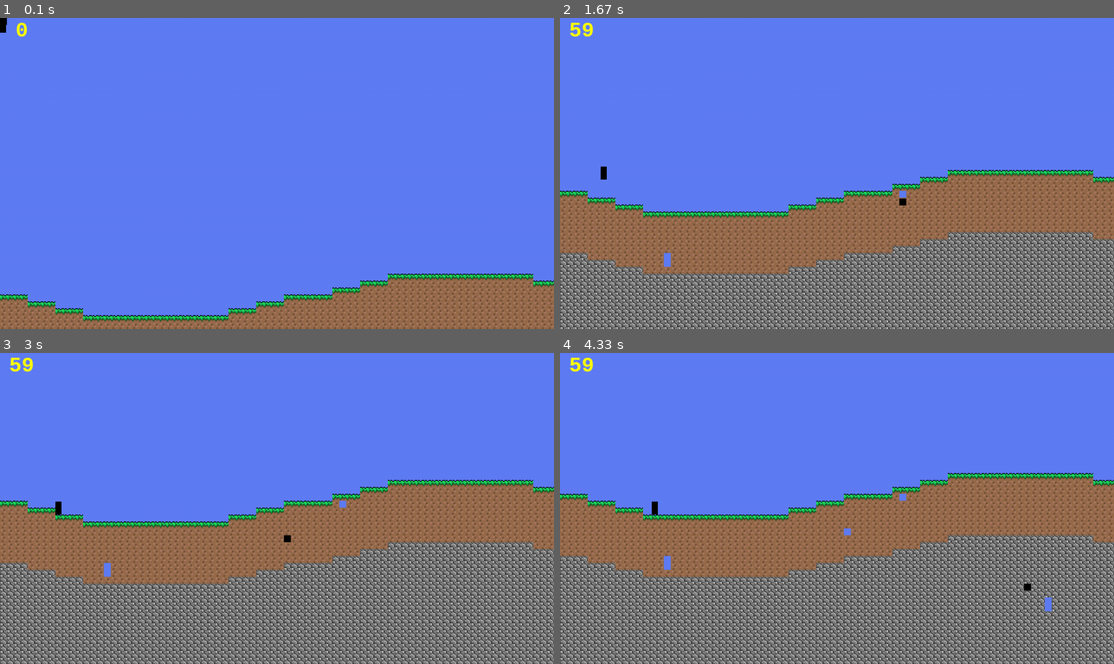
Above: before the commit, frames 1-4 (two rows, left to right).
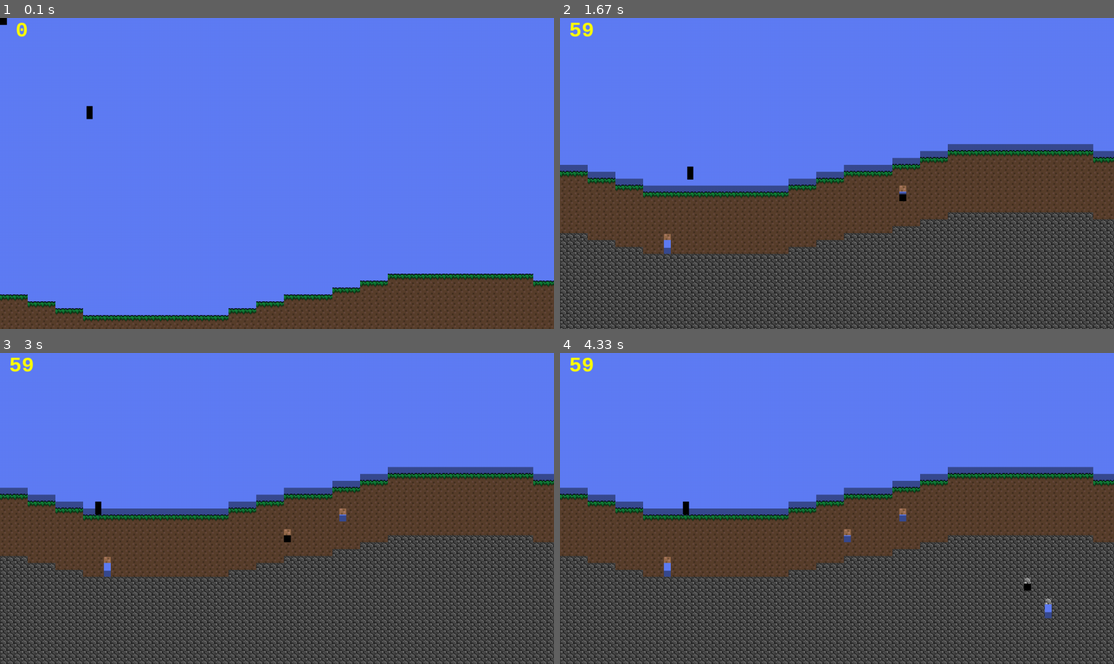
Above: after the commit, the same moments.

Repository: Nicholas-Merillat/tilemap-pygame
Game: pygame game, started from main.py
The game is run twice, just before and just after one commit, with the same random seed, the same clock (stepped at 60 frames per second) and the same inputs.
Inputs (mouse positions are in pixels of both pictures, inside the frame that each line leads up to):
- Up to frame 1 (0.1 s): no input
- Up to frame 2 (1.67 s): press the mouse at (1014, 164) at 0.37 s; move the mouse to (925, 179) at 0.47 s; release the mouse at (837, 195) at 0.6 s; hold D 0.67-1.13 s; click (704, 176) at 0.75 s; hold W 1.17-1.47 s; click (665, 245) at 1.25 s; hold D from 1.5 s (still down); click (903, 201) at 1.58 s
- Up to frame 3 (3 s): release D at 1.97 s; hold A 2-2.53 s; click (144, 446) at 2.08 s; hold A 2.57-2.97 s; click (282, 539) at 2.65 s
- Up to frame 4 (4.33 s): hold W 3-3.37 s; click (1047, 626) at 3.08 s; hold D 3.4-4.03 s; click (748, 405) at 3.48 s; hold A from 4.07 s (still down); click (1030, 589) at 4.15 s

The runs differ from the first frame. In frame 1, 11% of the frame differs, in the area x 0-100%, y 2-100%; in frame 2, 46%; in frame 3, 56%, in the area x 0-100%, y 36-100%; in frame 4, 56%.

Commit message:
lighting progress

Diff:
--- a/main.py
+++ b/main.py
@@ -12,14 +12,16 @@
 
         self.viewport = pygame.Surface(VIEWPORT_RESOLUTION)
         self.screen = pygame.display.set_mode(SCREEN_RESOLUTION, pygame.RESIZABLE)
+        self.screen_scale_factor = pygame.math.Vector2(self.screen.size[0] / VIEWPORT_RESOLUTION[0], self.screen.size[1] / VIEWPORT_RESOLUTION[1])
+
         self.clock = pygame.time.Clock()
-        self.font_big = pygame.font.SysFont('Monospace', int(24 * SCREEN_SCALE_FACTOR), True)
+        self.font_big = pygame.font.SysFont('Monospace', int(24 * self.screen_scale_factor.x), True)
 
         self.tilemap = TileMap()
         self.tilemap.generate_world()
 
         self.camera = Camera(0, 0, False)
-        self.player = Player(0, 0, 7, 15, self.tilemap)
+        self.player = Player(100, 100, 7, 15, self.tilemap)
 
         self.delta = (self.clock.tick(MAX_FPS) / 1000) * PHYSICS_FPS
 
@@ -40,26 +42,34 @@
         pygame.draw.rect(self.viewport, (0,0,0), self.tilemap.cursor)
         pygame.draw.rect(self.viewport, (0,0,0), self.player.rect)
 
+        lightmap = self.tilemap.calculate_lighting()
+        lightmap = pygame.transform.scale(lightmap, (lightmap.size[0] * TILE_SIZE, lightmap.size[1] * TILE_SIZE))
+        self.viewport.blit(lightmap, (0 - (self.camera.x % TILE_SIZE), 0 - (self.camera.y % TILE_SIZE)), special_flags=pygame.BLEND_MULT)
+
         # Scale viewport up and blit onto screen for pixel art effect + good performance
         pygame.transform.scale(self.viewport, self.screen.get_size(), self.screen)
 
         # Anything to be rendered at full res (UI, etc) should be put below and drawn onto screen instead of viewport
         fps_text = self.font_big.render(f'{int(self.clock.get_fps())}', True, (255, 255, 0))
-        self.screen.blit(fps_text, fps_text.get_rect(center=(25 * SCREEN_SCALE_FACTOR, 15 * SCREEN_SCALE_FACTOR)))
+        self.screen.blit(fps_text, fps_text.get_rect(center=(25 * self.screen_scale_factor.x, 15 * self.screen_scale_factor.y)))
 
     def run(self):
         while True:
             self.delta = (self.clock.tick(MAX_FPS) / 1000) * PHYSICS_FPS
+            self.screen_scale_factor = pygame.math.Vector2(self.screen.size[0] / VIEWPORT_RESOLUTION[0], self.screen.size[1] / VIEWPORT_RESOLUTION[1])
+
             for event in pygame.event.get():
                 if event.type == pygame.QUIT:
                     pygame.quit()
                     sys.exit()
+                elif event.type == pygame.VIDEORESIZE:
+                    self.screen = pygame.display.set_mode((event.w, event.h), pygame.RESIZABLE)
 
             self.mouse_position = pygame.math.Vector2(pygame.mouse.get_pos()[0], pygame.mouse.get_pos()[1])
-            self.mouse_position_tile = self.tilemap.screen_to_tile((self.mouse_position.x / SCREEN_SCALE_FACTOR) / self.camera.zoom_scale_factor, (self.mouse_position.y / SCREEN_SCALE_FACTOR) / self.camera.zoom_scale_factor)
+            self.mouse_position_tile = self.tilemap.screen_to_tile((self.mouse_position.x / self.screen_scale_factor.x) / self.camera.zoom_scale_factor, (self.mouse_position.y / self.screen_scale_factor.y) / self.camera.zoom_scale_factor)
             self.mouse_pressed = pygame.mouse.get_pressed()
-            self.mouse_in_window = self.mouse_position.x > 0 and self.mouse_position.x < self.screen.get_size()[0] and self.mouse_position.y > 0 and self.mouse_position.y < self.screen.get_size()[1]
-            if self.mouse_in_window:
+
+            if pygame.mouse.get_focused():
                 if self.mouse_pressed[0]:
                     self.tilemap.set_tile(int(self.mouse_position_tile.x), int(self.mouse_position_tile.y), 0)
                 elif self.mouse_pressed[2]:
--- a/settings.py
+++ b/settings.py
@@ -8,7 +8,6 @@
 
 # Game settings
 VIEWPORT_RESOLUTION = (640, 360) # 960, 540
-SCREEN_SCALE_FACTOR = SCREEN_RESOLUTION[0] / VIEWPORT_RESOLUTION[0]
 ASPECT_SCALE_FACTOR = VIEWPORT_RESOLUTION[0] / VIEWPORT_RESOLUTION[1]
 PHYSICS_FPS = 60
 
--- a/tilemap.py
+++ b/tilemap.py
@@ -53,8 +53,19 @@
         self.camera = camera
 
         # Range used to see which tiles to render on screen based on what the camera can see
-        camera_to_tile = self.screen_to_tile(self.camera.x % TILE_SIZE, self.camera.y % TILE_SIZE)
+        self.camera_to_tile = self.screen_to_tile(self.camera.x % TILE_SIZE, self.camera.y % TILE_SIZE)
         self.visible_tiles_x = math.ceil((VIEWPORT_RESOLUTION[0] - self.camera.zoom) / TILE_SIZE)
         self.visible_tiles_y = math.ceil((VIEWPORT_RESOLUTION[1] - (self.camera.zoom / ASPECT_SCALE_FACTOR)) / TILE_SIZE)
-        self.visible_x = range(max(0, int(camera_to_tile.x) - 1), min(int(camera_to_tile.x + self.visible_tiles_x) + 1, TILEMAP_SIZE[0]))
-        self.visible_y = range(max(0, int(camera_to_tile.y) - 1), min(int(camera_to_tile.y + self.visible_tiles_y) + 1, TILEMAP_SIZE[1]))
+        self.visible_x = range(max(0, int(self.camera_to_tile.x) - 1), min(int(self.camera_to_tile.x + self.visible_tiles_x) + 1, TILEMAP_SIZE[0]))
+        self.visible_y = range(max(0, int(self.camera_to_tile.y) - 1), min(int(self.camera_to_tile.y + self.visible_tiles_y) + 1, TILEMAP_SIZE[1]))
+
+    def calculate_lighting(self) -> pygame.Surface:
+        lightmap = numpy.full((len(self.visible_x), len(self.visible_y), 3), numpy.uint8(150))
+
+        for x in self.visible_x:
+            for y in self.visible_y:
+                if self.grid[x][y] == 0:
+                    lightmap[int(x - self.camera_to_tile.x)][int(y - self.camera_to_tile.y)] = (255,255,255)
+
+        lightmap_surface = pygame.surfarray.make_surface(lightmap)
+        return lightmap_surface
